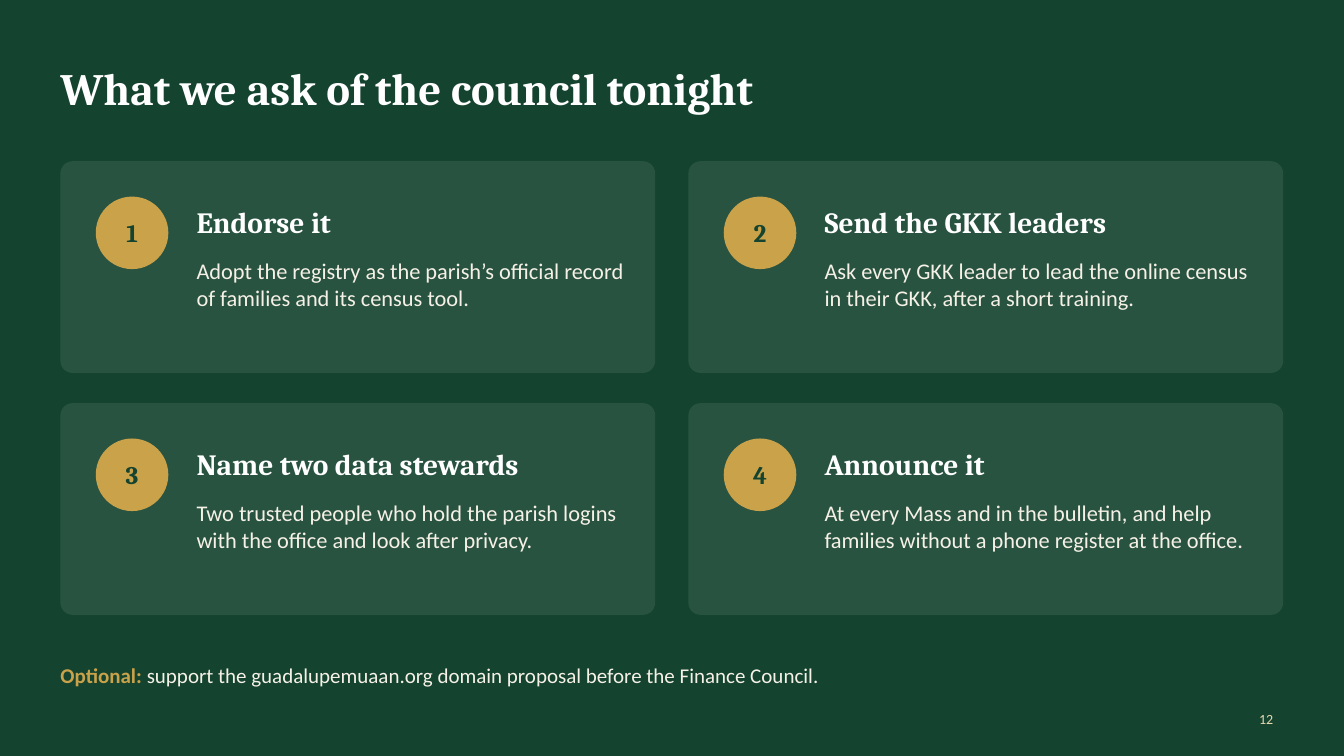
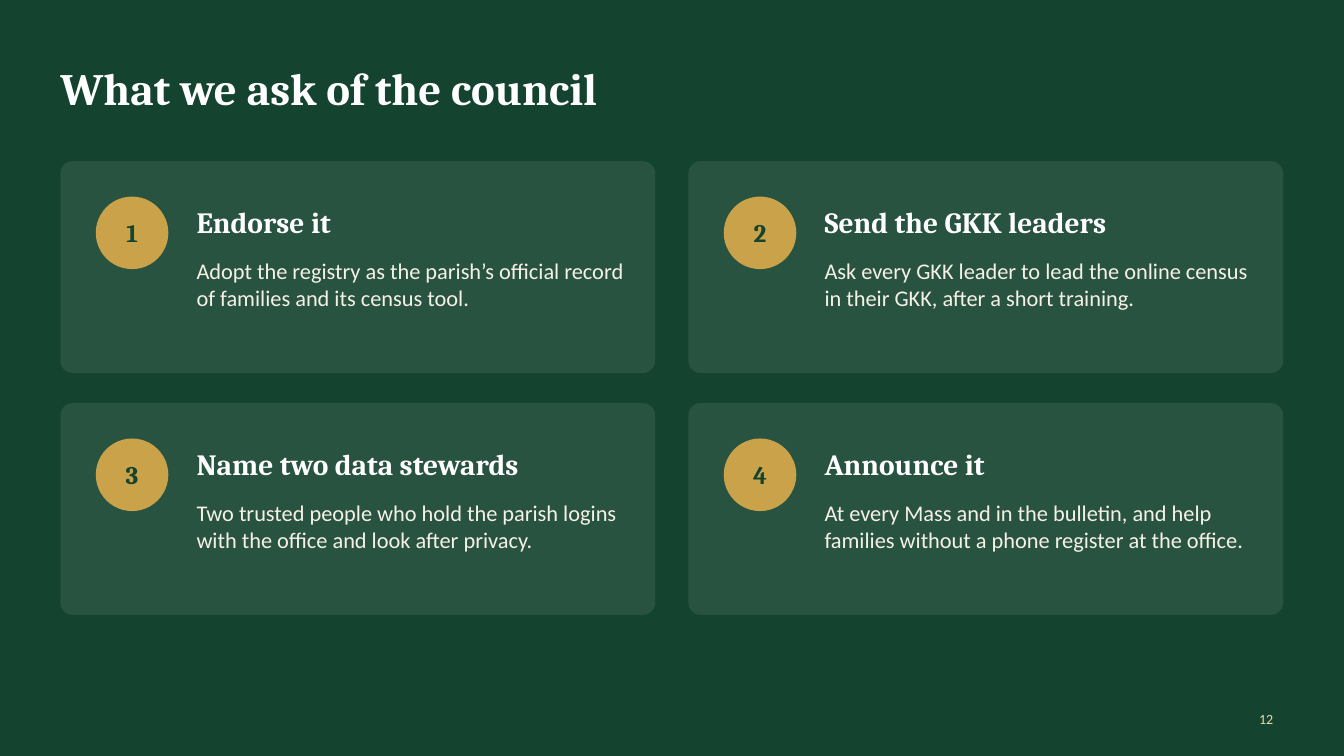
Before and after one commit to DaveenDev/parish-members-registry, a slide deck: slide 12 of docs/Parish-Registry-Council-Pitch.pptx. Drawn at 1344x756 pixels with LibreOffice and Linux fonts; fonts in the diff are those of the drawing. Boxes give left, top, right and bottom in pixels: in the first picture for what was removed or moved away, otherwise in the second. Text is boxed around its words. In the diff, an @@ line names an element or a change of style, - is before the commit and + after.

Commit message:
pitch

```diff
--- a/docs/Parish-Registry-Council-Pitch.pptx
+++ b/docs/Parish-Registry-Council-Pitch.pptx
@@ title at (x1=60, y1=73, x2=597, y2=106): text changed @@
-What we ask of the council tonight
+What we ask of the council
@@ text removed at (x1=60, y1=668, x2=818, y2=687) @@
-Optional: support the guadalupemuaan.org domain proposal before the Finance Council.
```
Also in this commit, not shown: 1 slide added, 2 slides removed, 1 other file.
